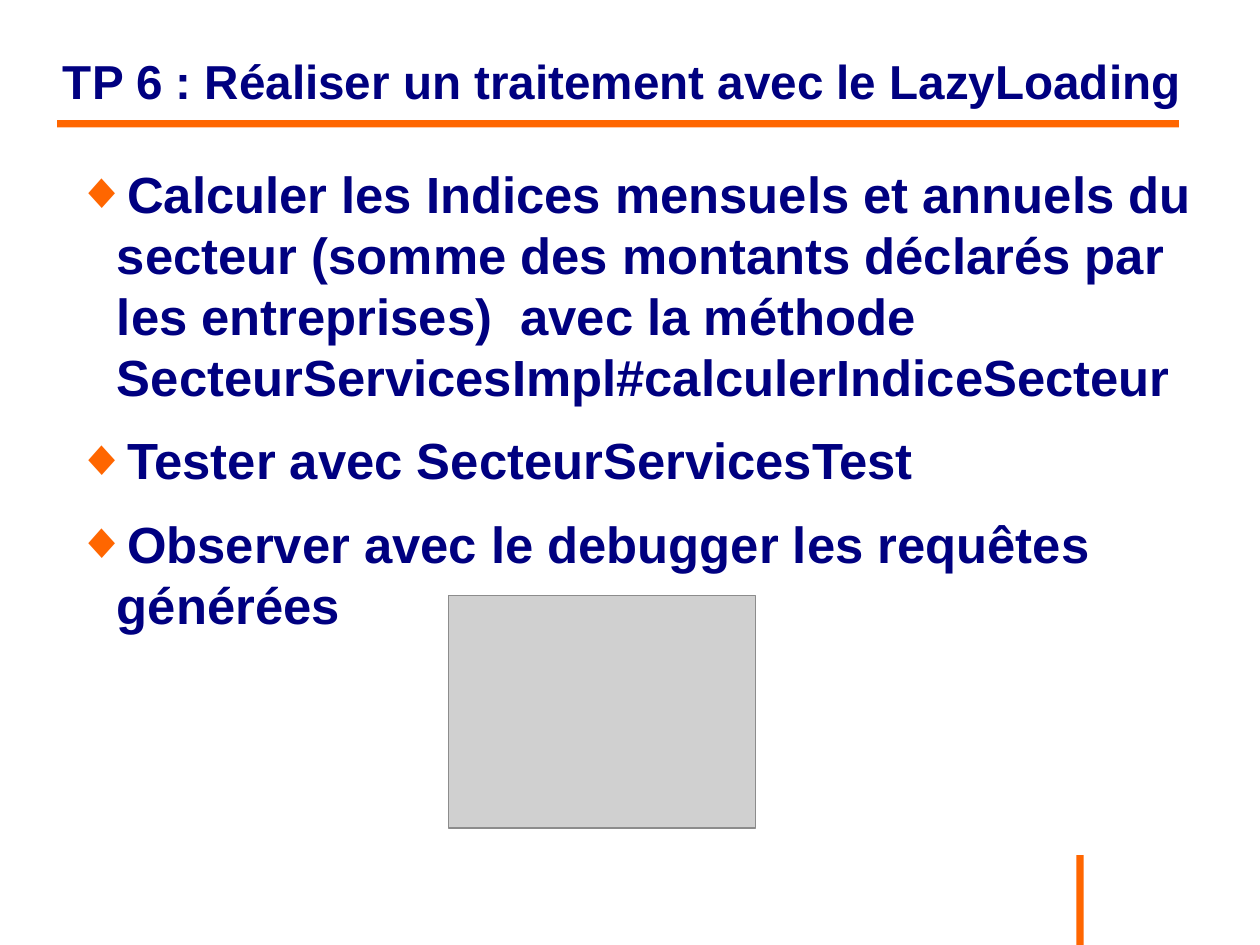
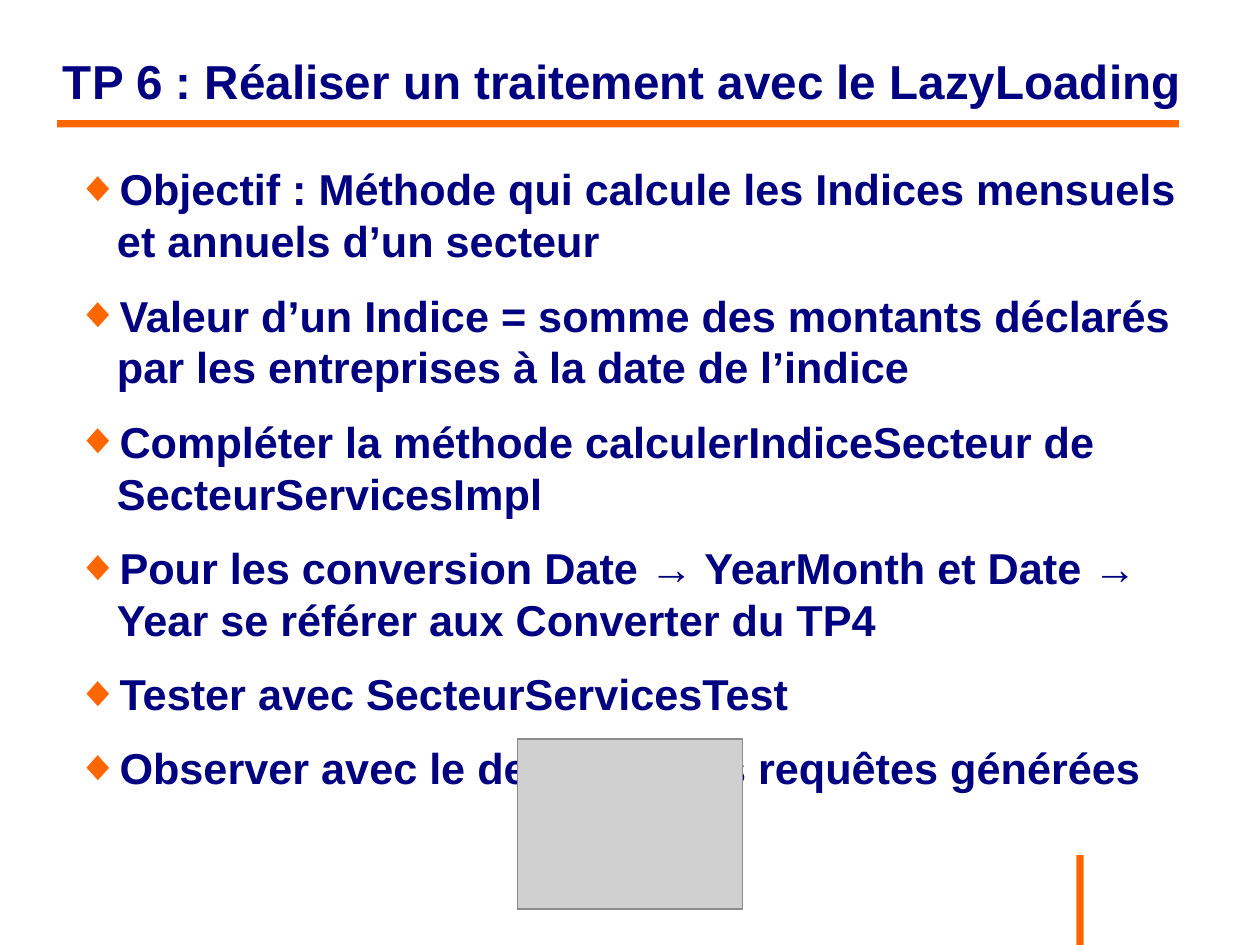
Before and after one commit to philphils/formation-hibernate-basique, a slide deck: slide 106 of Documentation/diapo_formation_hibernate.odp (slide 100 before the commit). Drawn at 1260x945 pixels with LibreOffice and Linux fonts; fonts in the diff are those of the drawing; grey boxes stand for pictures; background and template pictures are left out. Boxes give left, top, right and bottom in pixels: in the first picture for what was removed or moved away, otherwise in the second. Text is boxed around its words. In the diff, an @@ line names an element or a change of style, - is before the commit and + after.

```diff
--- a/Documentation/diapo_formation_hibernate.odp
+++ b/Documentation/diapo_formation_hibernate.odp
@@ text at [117,173,1175,637]: text changed; size 32 to 27.2 pt @@
-◆ Calculer les Indices mensuels et annuels du secteur (somme des montants déclarés par les entreprises) avec la méthode SecteurServicesImpl#calculerIndiceSecteur
+◆ Objectif : Méthode qui calcule les Indices mensuels et annuels d’un secteur
+◆ Valeur d’un Indice = somme des montants déclarés par les entreprises à la date de l’indice
+◆ Compléter la méthode calculerIndiceSecteur de SecteurServicesImpl
+◆ Pour les conversion Date → YearMonth et Date → Year se référer aux Converter du TP4
@@ text at [120,678,1140,793]: size 32 to 27.2 pt in "Tester avec SecteurServicesTest", "Observer avec le debugger les requêtes générées" @@
@@ picture: place and size @@
-picture at [449,596,757,828]
+picture at [518,740,743,910]
```
Also in this commit, not shown: 6 other slides changed, 6 slides added.
